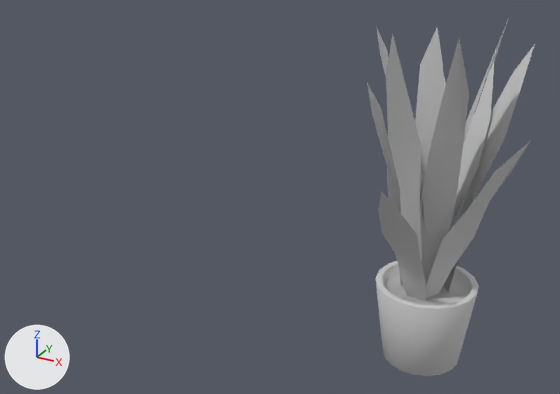
Before and after pictures for a commit that changed the FBX model Assets/New Background FBX/jiufen_Object_flowerpot.FBX.
Both versions are drawn from a camera (50 mm lens) standing at (0.86, -2.88, 2.06) and looking at (-0.69, -0.06, 0.65). The lights are fixed; the arrows at lower left show +X, +Y and +Z.
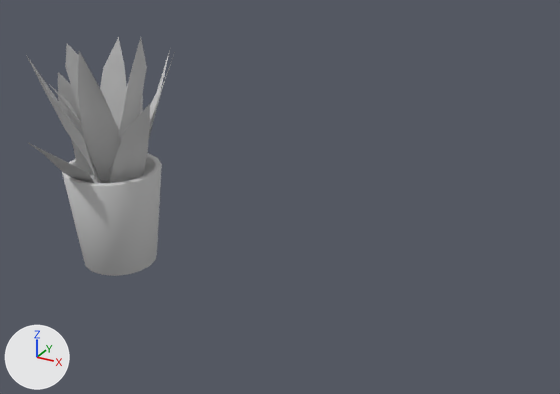
Pixel boxes (x1, y1, x2, y2) of what changed, in the pictures (560 x 394 px; the box of a moved part takes in the faces that stretch with it):
'Object003', reshaped, moved, rescaled (12% narrower, 33% shorter): before (367, 18, 535, 376); after (26, 37, 174, 276)
part 1 of me_mesh, moved or reshaped: before (375, 261, 479, 376); after (62, 153, 162, 276)
part 2 of me_mesh, moved or reshaped: before (415, 28, 444, 184); after (100, 37, 127, 130)
part 3 of me_mesh, moved or reshaped: before (464, 18, 509, 141); after (109, 38, 147, 178)
part 4 of me_mesh, moved or reshaped: before (419, 169, 426, 233); after (49, 84, 108, 181)
part 5 of me_mesh, moved or reshaped: before (420, 38, 469, 286); after (78, 51, 126, 181)
part 6 of me_mesh, moved or reshaped: before (377, 29, 400, 193); after (65, 44, 96, 179)
part 7 of me_mesh, moved or reshaped: before (450, 63, 494, 230); after (149, 51, 170, 137)
part 8 of me_mesh, moved or reshaped: before (386, 33, 422, 261); after (26, 55, 100, 183)
part 9 of me_mesh, moved or reshaped: before (443, 44, 535, 293); after (131, 56, 174, 176)
part 10 of me_mesh, moved or reshaped: before (425, 140, 531, 298); after (110, 104, 150, 183)
part 11 of me_mesh, moved or reshaped: before (367, 83, 403, 285); after (58, 72, 92, 174)
part 12 of me_mesh, moved or reshaped: before (378, 191, 426, 301); after (27, 142, 94, 183)
part 13 of me_mesh, moved or reshaped: before (443, 73, 446, 89); after (126, 84, 143, 115)

Patch to the scene script:
```diff
--- a/Assets/New Background FBX/jiufen_Object_flowerpot.FBX.py
+++ b/Assets/New Background FBX/jiufen_Object_flowerpot.FBX.py
@@ me_mesh @@
 me_mesh.from_pydata(...)  # 344 vertices, 276 faces; spans x -31.0..37.0, y -45.0..29.0, z 0.0..152.0
 # used by ob_object003; location = (0.0, 0.0, 0.0); scale = (0.01, 0.01, 0.01)
+# me_mesh part 1: the loose piece of 164 vertices spanning x -22.0..22.0, y -22.0..22.0, z 0.0..37.0 is scaled about its middle by (2.85, 2.85, 3.56), then moved by (0.0, 0.0, -7.0)
+# me_mesh part 2: the loose piece of 15 vertices spanning x -15.0..2.0, y -2.0..19.0, z 31.0..143.0 is scaled about its middle by (2.52, 3.74, 2.45), then moved by (-2.0, 6.0, 9.0)
+# me_mesh part 3: the loose piece of 15 vertices spanning x -2.0..22.0, y -6.0..7.0, z 32.0..152.0 is scaled about its middle by (2.52, 3.74, 2.45), then moved by (21.0, 2.0, 11.0)
+# me_mesh part 4: the loose piece of 15 vertices spanning x -16.0..2.0, y -22.0..2.0, z 32.0..124.0 is scaled about its middle by (2.52, 3.74, 2.45), then moved by (-2.0, -10.0, 9.0)
+# me_mesh part 5: the loose piece of 15 vertices spanning x -2.0..15.0, y -23.0..-2.0, z 31.0..149.0 is scaled about its middle by (2.52, 3.74, 2.45), then moved by (12.0, -18.0, 13.0)
+# me_mesh part 6: the loose piece of 15 vertices spanning x -29.0..-6.0, y -7.0..6.0, z 32.0..145.0 is scaled about its middle by (2.52, 3.74, 2.45), then moved by (-5.0, 0.0, 6.0)
+# me_mesh part 7: the loose piece of 15 vertices spanning x -2.0..16.0, y 1.0..28.0, z 31.0..132.0 is scaled about its middle by (2.52, 3.74, 2.45), then moved by (18.0, 25.0, 15.0)
+# me_mesh part 8: the loose piece of 15 vertices spanning x -13.0..1.0, y -39.0..-6.0, z 32.0..151.0 is scaled about its middle by (2.52, 3.74, 2.45), then moved by (9.0, -33.0, 11.0)
+# me_mesh part 9: the loose piece of 15 vertices spanning x 5.0..28.0, y 1.0..23.0, z 31.0..140.0 is scaled about its middle by (2.52, 3.74, 2.45), then moved by (18.0, 18.0, 8.0)
+# me_mesh part 10: the loose piece of 15 vertices spanning x 1.0..37.0, y -16.0..-2.0, z 30.0..112.0 is scaled about its middle by (2.52, 3.74, 2.45), then moved by (20.0, -2.0, 8.0)
+# me_mesh part 11: the loose piece of 15 vertices spanning x -31.0..-10.0, y -9.0..5.0, z 32.0..122.0 is scaled about its middle by (2.52, 3.74, 2.45), then moved by (-22.0, -1.0, 7.0)
+# me_mesh part 12: the loose piece of 15 vertices spanning x -11.0..4.0, y -45.0..-9.0, z 30.0..95.0 is scaled about its middle by (2.52, 3.74, 2.45), then moved by (-1.0, -32.0, 7.0)
+# me_mesh part 13: the loose piece of 15 vertices spanning x -14.0..0.0, y 8.0..29.0, z 32.0..122.0 is scaled about its middle by (2.52, 3.74, 2.45), then moved by (-1.0, 33.0, 7.0)
 me_mesh.materials.append(mat_material__89)
@@ ob_object003 @@
 ob_object003 = bpy.data.objects.new('Object003', me_mesh)
-ob_object003.location = (0.0, 0.0, 0.0)
-ob_object003.scale = (0.01, 0.01, 0.01)
+ob_object003.location = (-1.72, 0.0, 0.263)
+ob_object003.scale = (0.00405, 0.00405, 0.00405)
```
